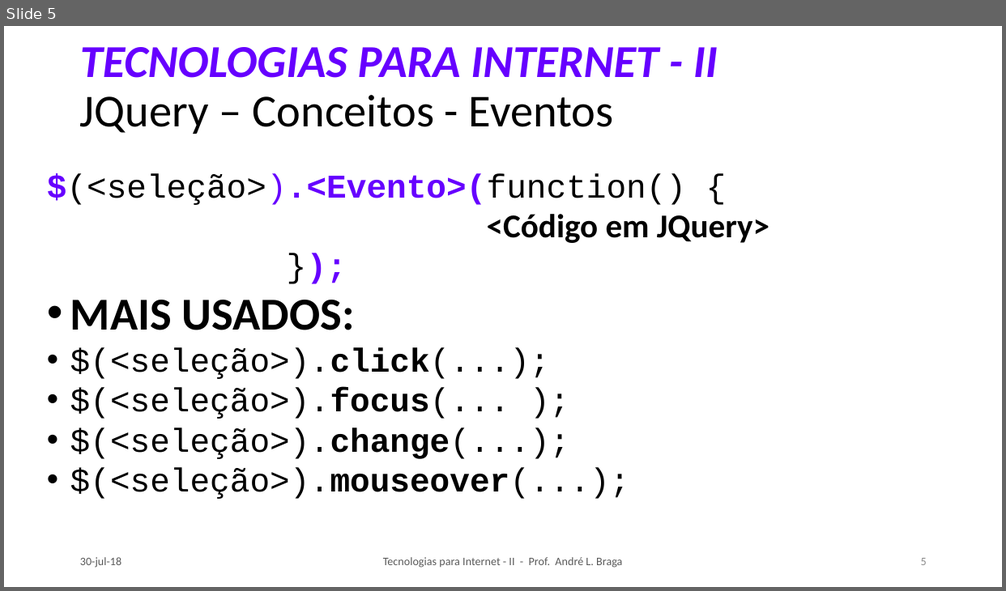
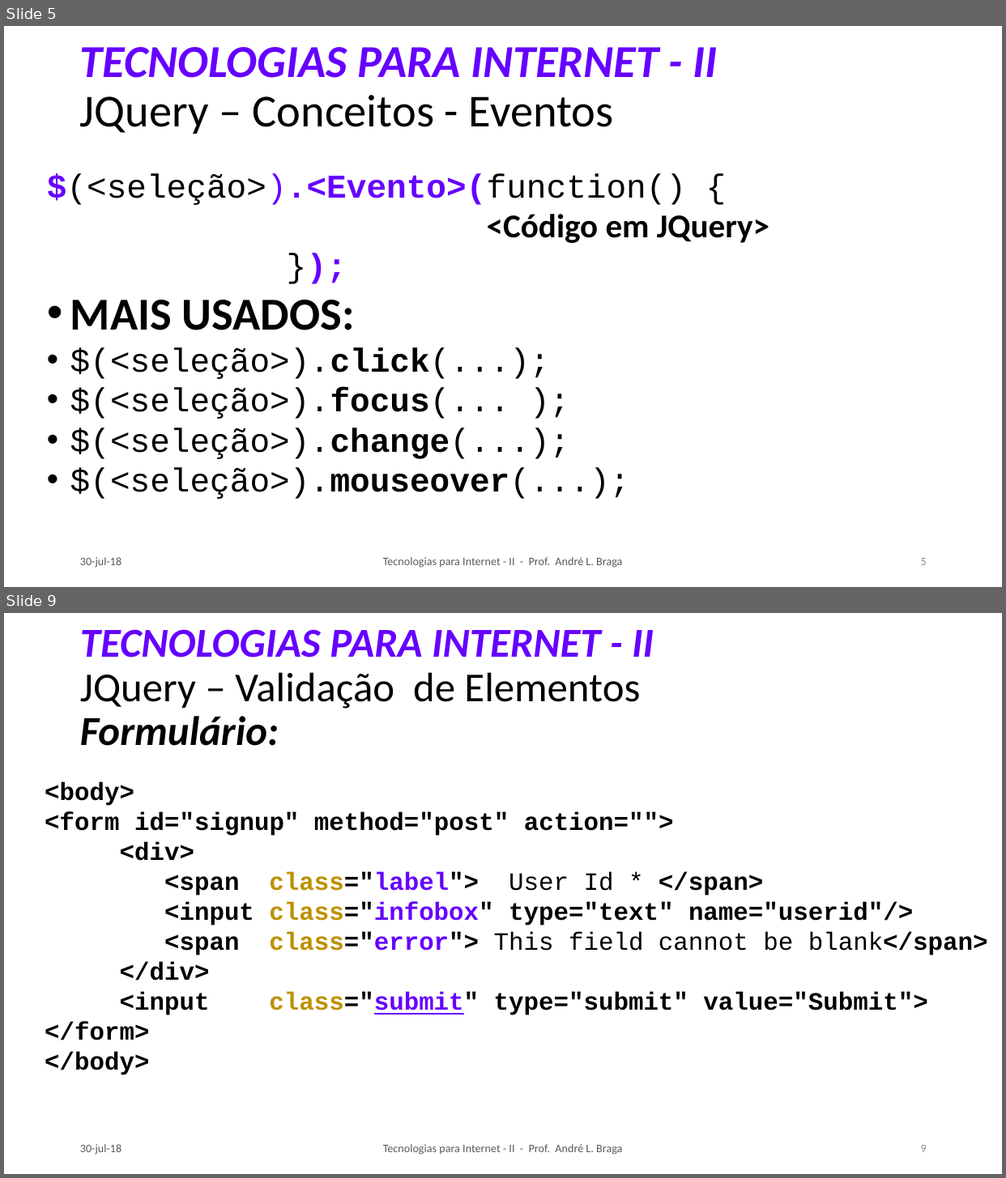
Before and after one commit to LeoCaronezi/CURSOS, a slide deck: TECNOLOGIAS PARA INTERNET II/SLIDES/TI-2_Aula_03.pptx. Shown one above the other, each under a label of ours: slide 5 before the commit, slides 5 and 9 after it; the slides between them are not shown. The pictures are 1006x591 and 1006x1178 pixels, drawn with LibreOffice and Linux fonts; fonts in the diff are those of the drawing. Boxes give left, top, right and bottom in pixels: in the first picture for what was removed or moved away, otherwise in the second. Text is boxed around its words. In the diff, an @@ line names an element or a change of style, - is before the commit and + after.

```diff
--- a/TECNOLOGIAS PARA INTERNET II/SLIDES/TI-2_Aula_03.pptx
+++ b/TECNOLOGIAS PARA INTERNET II/SLIDES/TI-2_Aula_03.pptx
@@ slide 9 added at box(4, 613, 1002, 1174), background #FFFFFF @@
@@ title added at box(80, 629, 654, 746), 39.6 pt, text #000000, bold, italic @@
+TECNOLOGIAS PARA INTERNET - II
+JQuery – Validação de Elementos
+Formulário:
@@ text added at box(44, 782, 988, 1076), 24 pt, text #000000, bold @@
+<body>
+<form id="signup" method="post" action="">
+<div>
+<span class="label"> User Id * </span>
+<input class="infobox" type="text" name="userid"/>
+<span class="error"> This field cannot be blank</span>
+</div>
+<input class="submit" type="submit" value="Submit">
+</form>
+</body>
@@ text added at box(80, 1144, 121, 1155), 11 pt, text #595959 @@
+30-jul-18
@@ text added at box(383, 1144, 622, 1155), 11 pt, text #595959 @@
+Tecnologias para Internet - II - Prof. André L. Braga
@@ page number added at box(921, 1145, 927, 1152), 11 pt, text #8C8C8C @@
+9
```
Also in this commit, not shown: 2 slides changed, 5 other slides added, 2 other files.
